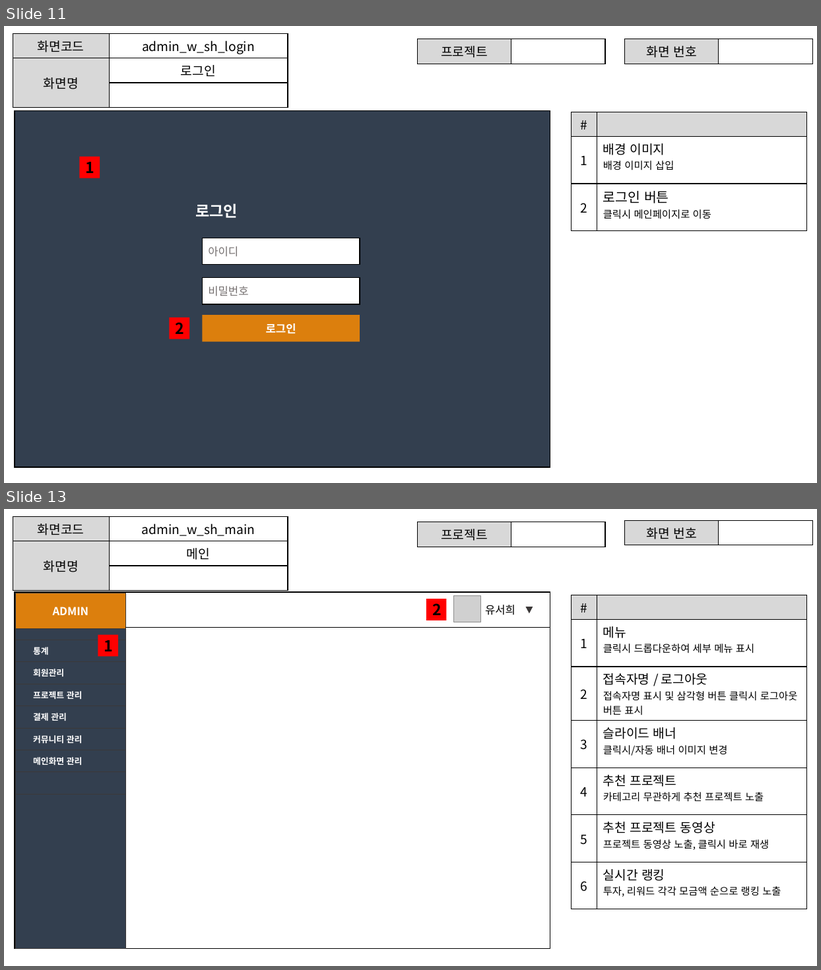
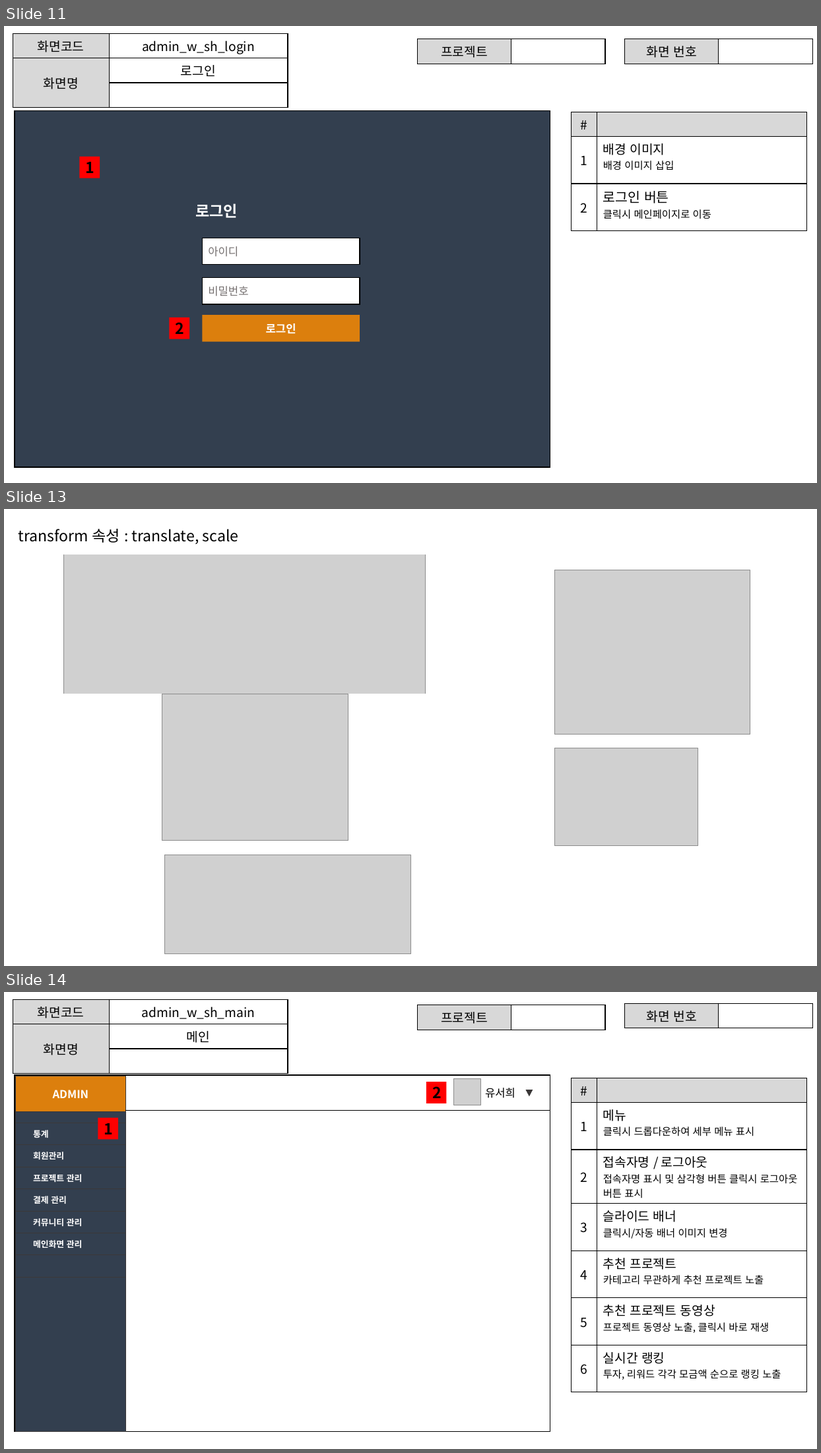
Before and after one commit to ezenteam2/EzenCrowdFunding, a slide deck: project03 화면설계서/project03 - 화면 설계서 - 서희.pptx. Shown one above the other, each under a label of ours: slides 11 and 13 before the commit, slides 11, 13 and 14 after it; the slides between them are not shown. The pictures are 821x970 and 821x1453 pixels, drawn with LibreOffice and Linux fonts; fonts in the diff are those of the drawing; grey boxes stand for pictures. Boxes give left, top, right and bottom in pixels: in the first picture for what was removed or moved away, otherwise in the second. Text is boxed around its words. In the diff, an @@ line names an element or a change of style, - is before the commit and + after.

```diff
--- a/project03 화면설계서/project03 - 화면 설계서 - 서희.pptx
+++ b/project03 화면설계서/project03 - 화면 설계서 - 서희.pptx
@@ slide 13 added at (x1=4, y1=509, x2=817, y2=966), background #FFFFFF @@
@@ rectangle added at (x1=12, y1=520, x2=244, y2=552), fill #FFFFFF, outline #FFFFFF 1 pt, 18 pt, text #000000 @@
+transform 속성 : translate, scale
@@ picture added at (x1=555, y1=570, x2=750, y2=735) @@
@@ group added at (x1=32, y1=509, x2=465, y2=955): 3 pictures, 2 rectangles @@
@@ picture added at (x1=555, y1=749, x2=698, y2=846) @@
@@ what was slide 13 is now slide 14 @@
```
Also in this commit, not shown: 1 other slide added, 1 slide removed.
